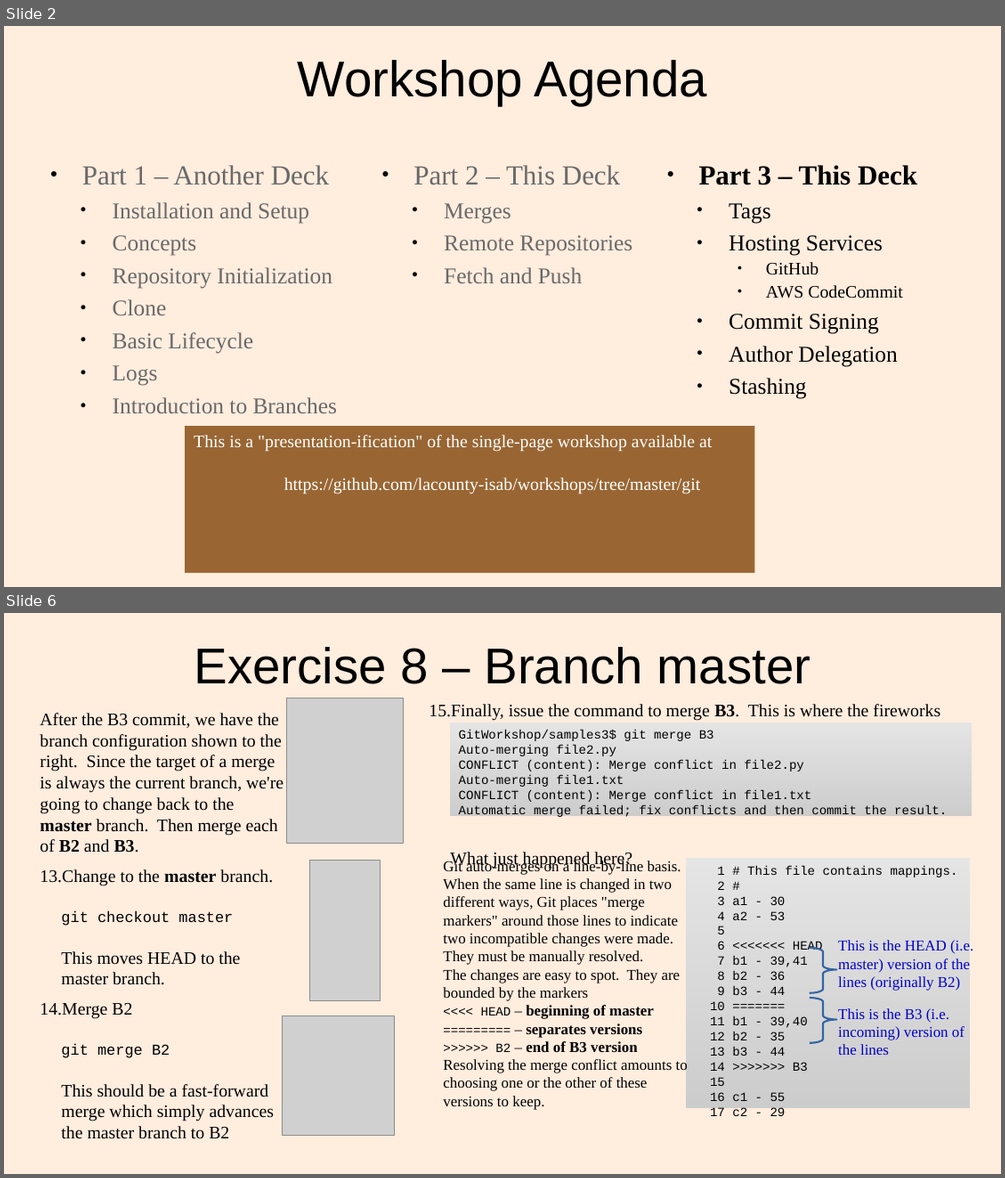
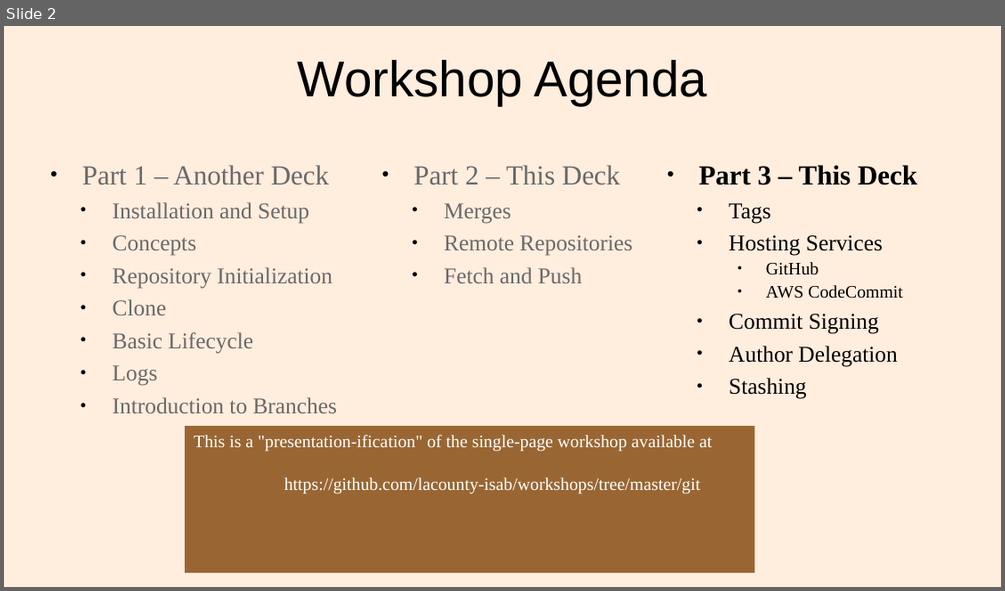
Before and after one commit to lacounty-isab/workshops, a slide deck: git/GitWorkshop3.odp. Shown one above the other, each under a label of ours: slides 2 and 6 before the commit, slide 2 after it; the slides between them are not shown. The pictures are 1005x1178 and 1005x591 pixels, drawn with LibreOffice and Linux fonts; fonts in the diff are those of the drawing; grey boxes stand for pictures. Boxes give left, top, right and bottom in pixels: in the first picture for what was removed or moved away, otherwise in the second. Text is boxed around its words. In the diff, an @@ line names an element or a change of style, - is before the commit and + after.

```diff
--- a/git/GitWorkshop3.odp
+++ b/git/GitWorkshop3.odp
@@ slide 6 removed at (4,613,1001,1174), background #FFEDDE @@
@@ title removed at (194,647,810,684) @@
-Exercise 8 – Branch master
@@ text removed at (40,713,283,1139) @@
-After the B3 commit, we have the branch configuration shown to the right. Since the target of a merge is always the current branch, we're going to change back to the master branch. Then merge each of B2 and B3.
-13. Change to the master branch.
-    git checkout master
-    This moves HEAD to the master branch.
-14. Merge B2
-    git merge B2
-    This should be a fast-forward merge which simply advances the master branch to B2
@@ picture removed at (286,698,404,843) @@
@@ text removed at (429,704,940,868) @@
-15. Finally, issue the command to merge B3. This is where the fireworks start.
-    What just happened here?
@@ rectangle removed at (450,722,971,817) @@
-GitWorkshop/samples3$ git merge B3
-Auto-merging file2.py
-CONFLICT (content): Merge conflict in file2.py
-Auto-merging file1.txt
-CONFLICT (content): Merge conflict in file1.txt
-Automatic merge failed; fix conflicts and then commit the result.
@@ picture removed at (310,860,380,1000) @@
@@ text removed at (443,859,688,1110) @@
-Git auto-merges on a line-by-line basis. When the same line is changed in two different ways, Git places "merge markers" around those lines to indicate two incompatible changes were made. They must be manually resolved.
-The changes are easy to spot. They are bounded by the markers
-<<<< HEAD – beginning of master
-========= – separates versions
->>>>>> B2 – end of B3 version
-Resolving the merge conflict amounts to choosing one or the other of these versions to keep.
@@ rectangle removed at (686,858,970,1108) @@
-1 # This file contains mappings.
-2 #
-3 a1 - 30
-4 a2 - 53
-5
-6 <<<<<<< HEAD
-7 b1 - 39,41
-8 b2 - 36
-9 b3 - 44
-10 =======
-11 b1 - 39,40
-12 b2 - 35
-13 b3 - 44
-14 >>>>>>> B3
-15
-16 c1 - 55
-17 c2 - 29
@@ freeform shape removed at (809,948,836,993) @@
@@ text removed at (838,940,973,990) @@
-This is the HEAD (i.e. master) version of the lines (originally B2)
@@ freeform shape removed at (809,997,836,1043) @@
@@ text removed at (838,1008,964,1054) @@
-This is the B3 (i.e. incoming) version of the lines
@@ picture removed at (283,1015,395,1135) @@
```
Also in this commit, not shown: 1 slide added, 6 other slides removed, 3 other files.
